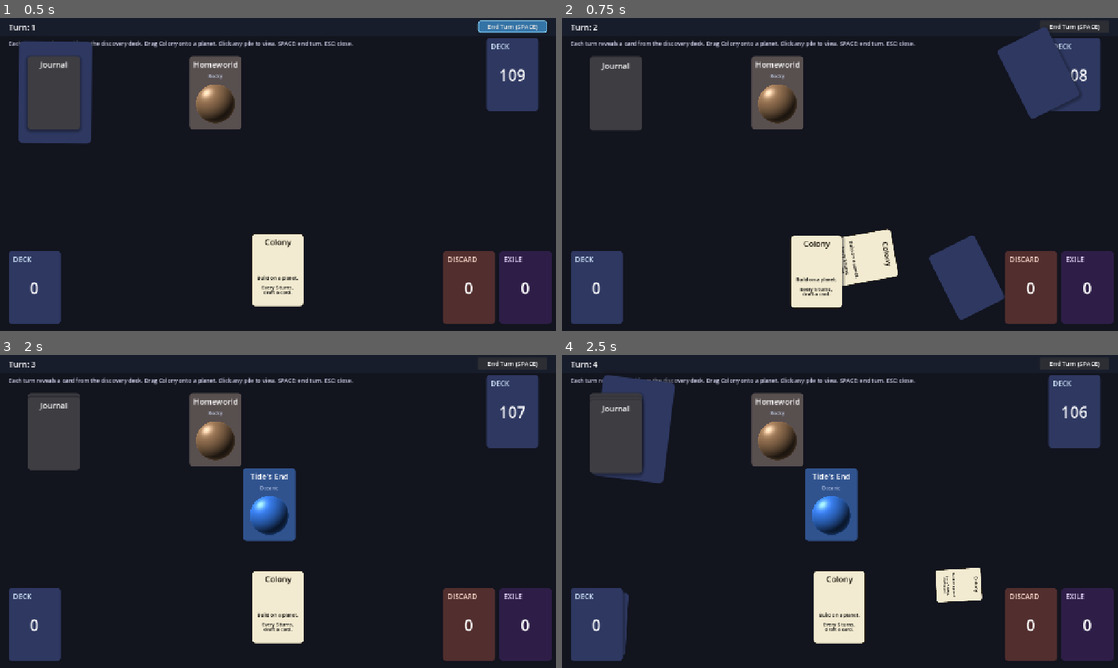
Above: before the commit, frames 1-4 (two rows, left to right).
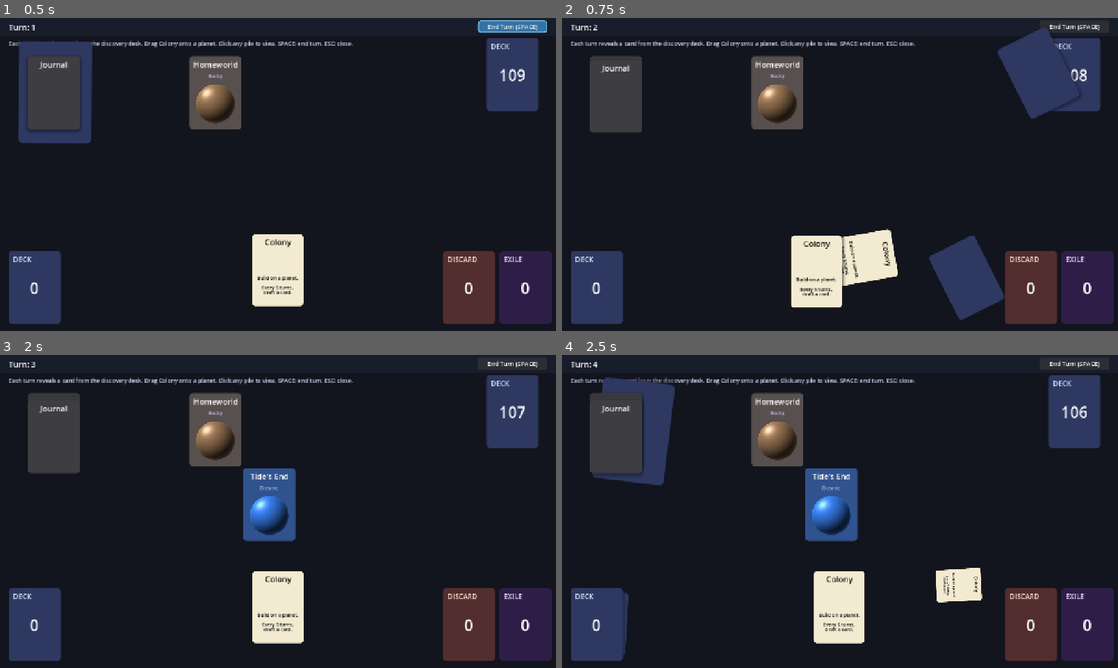
Above: after the commit, the same moments.

Repository: nedink/card-battler
Game: Godot game, scene res://scenes/main.tscn
Same seed, same stepped clock (60 frames per second), same inputs: the game is played once before the commit and once after it.
Inputs:
- Up to frame 1 (0.5 s): no input
- Up to frame 2 (0.75 s): click "End Turn (SPACE)" at 0.5 s
- Up to frame 3 (2 s): click "End Turn (SPACE)" at 1.25 s
- Up to frame 4 (2.5 s): click "End Turn (SPACE)" at 2 s

Frame 1 is identical in both runs. In frame 2, 0.1% of the frame differs, in the area x 5-15%, y 14-37%; in frame 3, 0.2%; in frame 4, 0.2%, in the area x 5-21%, y 6-42%.

Commit message:
add some audio

Diff:
--- a/scenes/main.tscn
+++ b/scenes/main.tscn
@@ -2,12 +2,16 @@
 
 [ext_resource type="Script" uid="uid://dyk7d6u6lwjqh" path="res://scripts/main.gd" id="1_main"]
 [ext_resource type="Script" uid="uid://cc7q8rusdgml7" path="res://scripts/hand.gd" id="2_hand"]
-[ext_resource type="PackedScene" path="res://scenes/deck.tscn" id="3_deck_scene"]
+[ext_resource type="PackedScene" uid="uid://djrxviik5rjsm" path="res://scenes/deck.tscn" id="3_deck_scene"]
 [ext_resource type="PackedScene" uid="uid://ckvv8rygrqism" path="res://scenes/discard_pile.tscn" id="4_discard_scene"]
 [ext_resource type="PackedScene" uid="uid://b0nhxt2ypx441" path="res://scenes/play_space.tscn" id="5_play_space"]
 [ext_resource type="PackedScene" uid="uid://b8hud001" path="res://scenes/hud.tscn" id="6_hud"]
 [ext_resource type="PackedScene" uid="uid://exilepile001" path="res://scenes/exile_pile.tscn" id="8_exile"]
+[ext_resource type="AudioStream" uid="uid://bk12wkjkycl0" path="res://data/sounds/shuffle/1.wav" id="9_eb6dy"]
 [ext_resource type="PackedScene" uid="uid://dwdr4cm5o6eqq" path="res://scenes/pile_viewer.tscn" id="9_pv"]
+[ext_resource type="AudioStream" uid="uid://c24t86yxax8c4" path="res://data/sounds/slap/1.wav" id="10_trceg"]
+[ext_resource type="AudioStream" uid="uid://cbfq5mguko7qj" path="res://data/sounds/slap/2.wav" id="11_a8y0u"]
+[ext_resource type="AudioStream" uid="uid://c7krnkujqyp4m" path="res://data/sounds/slap/3.wav" id="12_jkv2x"]
 
 [sub_resource type="StyleBoxFlat" id="SB_endbtn"]
 bg_color = Color(0.2, 0.45, 0.65, 1)
@@ -29,6 +33,16 @@
 "points": PackedVector2Array(-39.33333, 6.666666, 0, 0, -350, 0, -245, 0, 245, 0, 0, -60, 0, 0, 147, 24, 350, 0)
 }
 point_count = 3
+
+[sub_resource type="AudioStreamRandomizer" id="AudioStreamRandomizer_jbj1t"]
+streams_count = 1
+stream_0/stream = ExtResource("9_eb6dy")
+
+[sub_resource type="AudioStreamRandomizer" id="AudioStreamRandomizer_muem4"]
+streams_count = 3
+stream_0/stream = ExtResource("10_trceg")
+stream_1/stream = ExtResource("11_a8y0u")
+stream_2/stream = ExtResource("12_jkv2x")
 
 [node name="Main" type="Node2D" unique_id=1172728585]
 script = ExtResource("1_main")
@@ -65,7 +79,7 @@
 [node name="ExilePile" parent="." unique_id=12849112 instance=ExtResource("8_exile")]
 position = Vector2(1210, 620)
 
-[node name="HandLayer" type="CanvasLayer" parent="."]
+[node name="HandLayer" type="CanvasLayer" parent="." unique_id=137137678]
 layer = 5
 
 [node name="Hand" type="Node2D" parent="HandLayer" unique_id=223713731]
@@ -85,3 +99,9 @@
 text = "Each turn reveals a card from the discovery deck. Drag Colony onto a planet. Click any pile to view. SPACE: end turn. ESC: close."
 
 [node name="PileViewer" parent="." unique_id=792158431 instance=ExtResource("9_pv")]
+
+[node name="CardShuffleAudioStreamPlayer2D" type="AudioStreamPlayer2D" parent="." unique_id=454393448]
+stream = SubResource("AudioStreamRandomizer_jbj1t")
+
+[node name="CardSlapAudioStreamPlayer2D" type="AudioStreamPlayer2D" parent="." unique_id=236552670]
+stream = SubResource("AudioStreamRandomizer_muem4")
--- a/scripts/card.gd
+++ b/scripts/card.gd
@@ -46,7 +46,7 @@
 const SETTLE_IN_DURATION := 0.3
 
 # Attach-to-stack animation when dropped on a target.
-const ATTACH_DURATION := 0.45
+const ATTACH_DURATION := 0.1
 
 # Color schemes. Play cards are parchment; world cards (planets/journal/ship)
 # are tinted dark.
--- a/scripts/main.gd
+++ b/scripts/main.gd
@@ -78,6 +78,8 @@
 @onready var play_space: PlaySpace = $PlaySpace
 @onready var hud: Hud = $Hud
 @onready var end_turn_button: Button = $EndTurnButton
+@onready var card_shuffle_audio: AudioStreamPlayer2D = $CardShuffleAudioStreamPlayer2D
+@onready var card_slap_audio: AudioStreamPlayer2D = $CardSlapAudioStreamPlayer2D
 # Cast required because the script class_name doesn't propagate through
 # `$NodePath` lookup (the static root type is `CanvasLayer`).
 @onready var pile_viewer: PileViewer = $PileViewer as PileViewer
@@ -262,6 +264,7 @@
 		GameState.player_discard.clear()
 		deck.cards_remaining = recycled
 		discard.cards_remaining = 0
+		card_shuffle_audio.play()
 		_animate_reshuffle(recycled)
 	if GameState.player_deck.is_empty():
 		return
@@ -311,6 +314,7 @@
 	if target_card != null:
 		GameState.total_buildings_placed += 1
 		play_space.attach_card_to_stack(card, target_card)
+		card_slap_audio.play()
 		return
 	_send_card_to_discard(card)
 
Not shown, added: data/sounds/fwump/1.wav.import
Not shown, added: data/sounds/hover/1.wav.import
Not shown, added: data/sounds/hover/2.wav.import
Not shown, added: data/sounds/hover/3.wav.import
Not shown, added: data/sounds/shuffle/1.wav.import
Not shown, added: data/sounds/slap/1.wav.import
Not shown, added: data/sounds/slap/2.wav.import
Not shown, added: data/sounds/slap/3.wav.import
Not shown, added: data/sounds/fwump/1.wav
Not shown, added: data/sounds/hover/1.wav
Not shown, added: data/sounds/hover/2.wav
Not shown, added: data/sounds/hover/3.wav
(and 4 more such lines)
